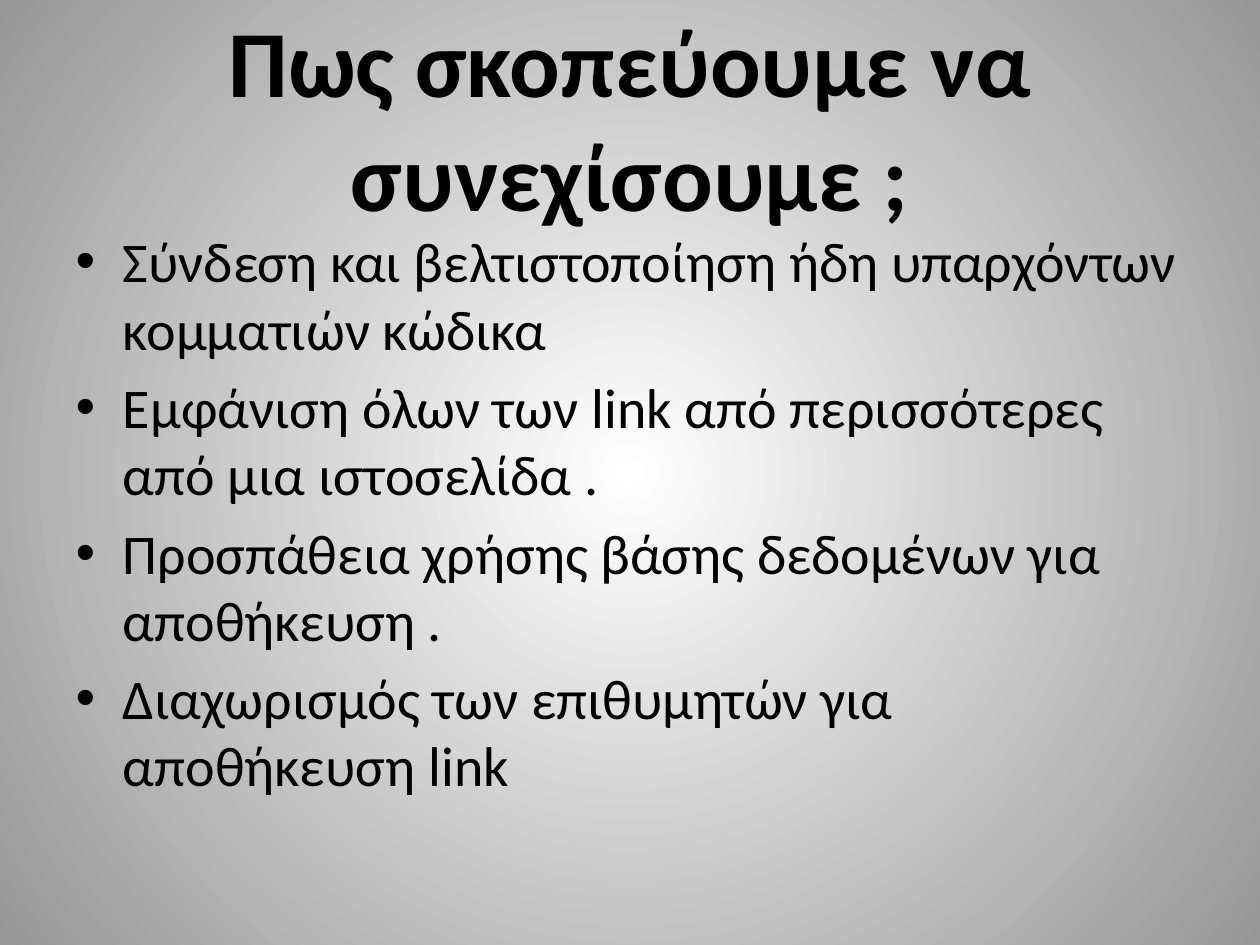
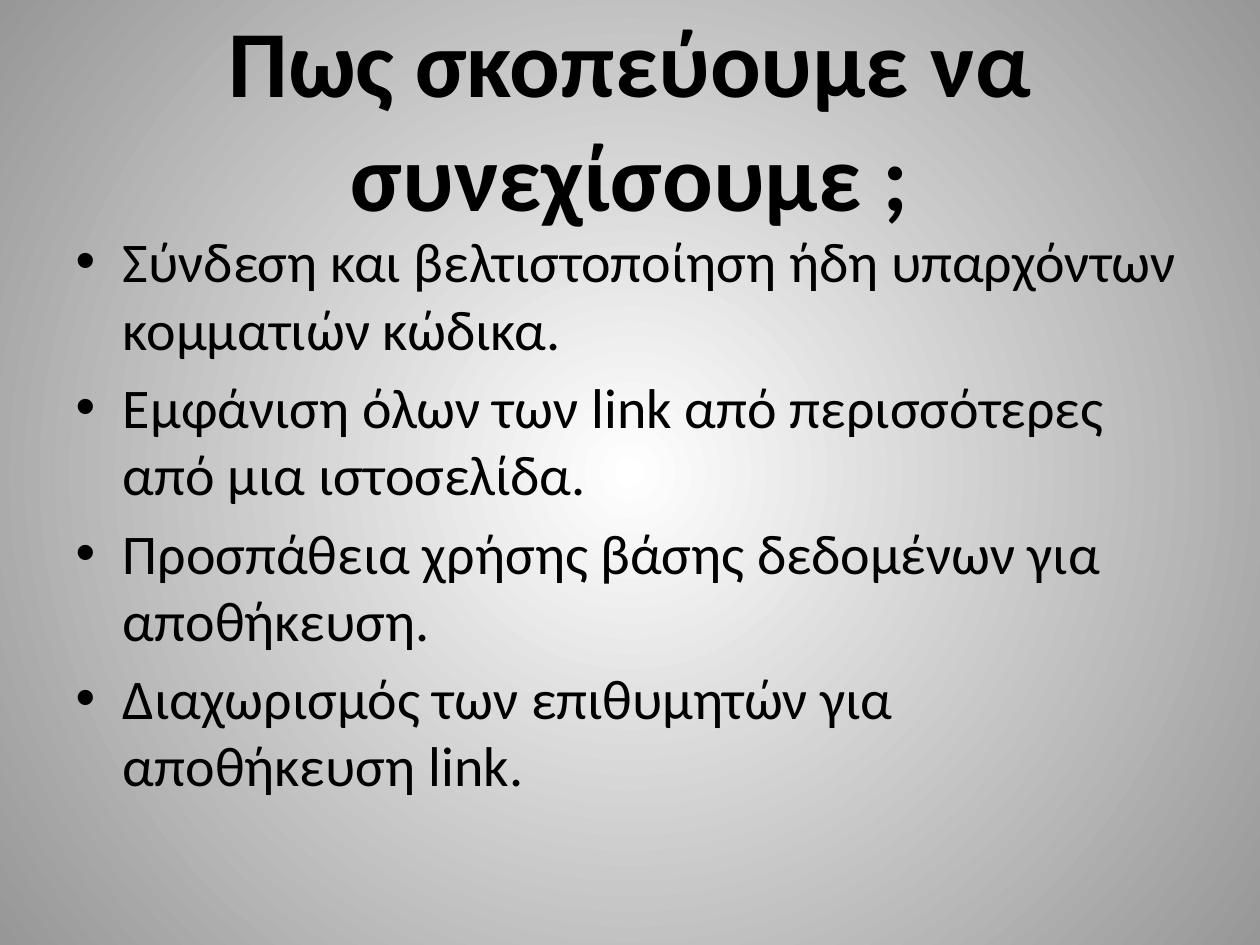
Before and after one commit to nikosgalanos/Java_Programming_2, a slide deck: slide 11 of Πρώτη παρουσίαση για την ομαδική εργασία του μαθήματος.pptx. Drawn at 1260x945 pixels with LibreOffice and Linux fonts; fonts in the diff are those of the drawing. Boxes give left, top, right and bottom in pixels: in the first picture for what was removed or moved away, otherwise in the second. Text is boxed around its words. In the diff, an @@ line names an element or a change of style, - is before the commit and + after.

```diff
--- a/Πρώτη παρουσίαση για την ομαδική εργασία του μαθήματος.pptx
+++ b/Πρώτη παρουσίαση για την ομαδική εργασία του μαθήματος.pptx
@@ text at (x1=123, y1=242, x2=1175, y2=795): text changed @@
-• Σύνδεση και βελτιστοποίηση ήδη υπαρχόντων κομματιών κώδικα
-• Εμφάνιση όλων των link από περισσότερες από μια ιστοσελίδα .
-• Προσπάθεια χρήσης βάσης δεδομένων για αποθήκευση .
-• Διαχωρισμός των επιθυμητών για αποθήκευση link
+• Σύνδεση και βελτιστοποίηση ήδη υπαρχόντων κομματιών κώδικα.
+• Εμφάνιση όλων των link από περισσότερες από μια ιστοσελίδα.
+• Προσπάθεια χρήσης βάσης δεδομένων για αποθήκευση.
+• Διαχωρισμός των επιθυμητών για αποθήκευση link.
```
Also in this commit, not shown: 5 other slides changed.
